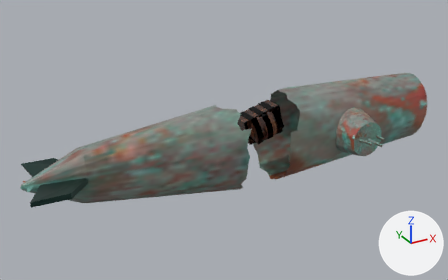
An edit to the OBJ model src/main/resources/models/scenery/07_navio_naufragado_elemento-cenario/07_navio_naufragado_elemento-cenario.obj, drawn before and after from the same camera.
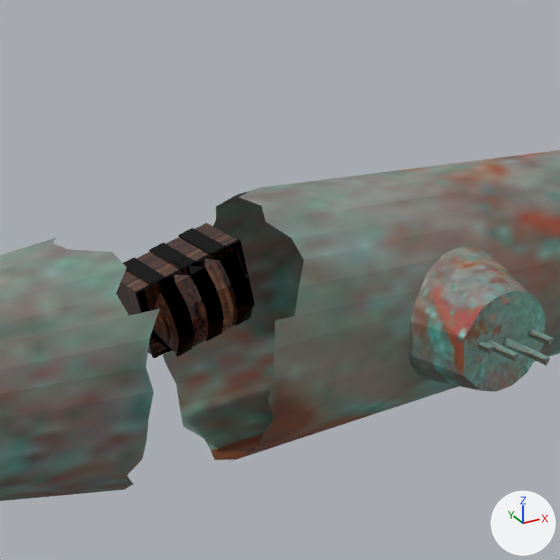
There are two pictures of each version: one whole from a 50 mm camera at (-8.98, -10.05, 13.79) aimed at (-3.39, 0.11, 8.71), one close up on the part from 44% to 86% of the width and 9% to 76% of the height. Lighting does not change. The marker at lower right points along +X, +Y and +Z. The last two pictures show the newer version. Where no turn or scale is listed for an object, it has been applied to the vertices.

Script lines for the objects in view, before the commit:
```python
me_corpo_bau = bpy.data.meshes.new('corpo_bau')
me_corpo_bau.from_pydata(...)  # 336 vertices, 602 faces; spans x -2.943..-1.954, y -0.035..0.512, z 8.486..9.249
# faces by material slot: [34, 568]
me_corpo_bau.materials.append(mat_material_004)  # picture img_001_00_png
me_corpo_bau.materials.append(mat_material_005)  # picture img_001_01_png
me_cube_001 = bpy.data.meshes.new('Cube.001')
me_cube_001.from_pydata(...)  # 24 vertices, 44 faces; spans x -2.5645..-2.471, y 0.1167..0.2097, z 9.1135..9.1485
me_cube_001.materials.append(mat_material_006)  # picture img_002_00_png
me_cylinder_004 = bpy.data.meshes.new('Cylinder.004')
me_cylinder_004.from_pydata(...)  # 320 vertices, 546 faces; spans x -7.49..2.04, y -1.53..0.89, z 7.58..9.6
# faces by material slot: [528, 18]
me_cylinder_004.materials.append(mat_material_003)  # picture img_000_00_png
me_cylinder_004.materials.append(mat_leme_001)  # picture img_000_01_png
me_topo_bau = bpy.data.meshes.new('Topo_bau')
me_topo_bau.from_pydata(...)  # 79 vertices, 132 faces; spans x -2.855..-2.043, y -0.149..0.069, z 8.517..9.217
# faces by material slot: [92, 40]
me_topo_bau.materials.append(mat_material_007)  # picture img_003_00_png
me_topo_bau.materials.append(mat_material_008)  # picture img_003_01_png
ob_corpo_bau = bpy.data.objects.new('corpo_bau', me_corpo_bau)
ob_corpo_bau.location = (0.0, 0.0, 0.0)
ob_cube_001 = bpy.data.objects.new('Cube.001', me_cube_001)
ob_cube_001.location = (0.0, 0.0, 0.0)
ob_cylinder_004 = bpy.data.objects.new('Cylinder.004', me_cylinder_004)
ob_cylinder_004.location = (0.0, 0.0, 0.0)
ob_topo_bau = bpy.data.objects.new('Topo_bau', me_topo_bau)
ob_topo_bau.location = (0.0, 0.0, 0.0)
```
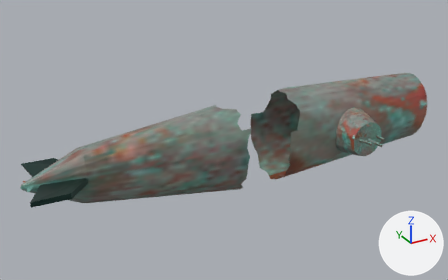
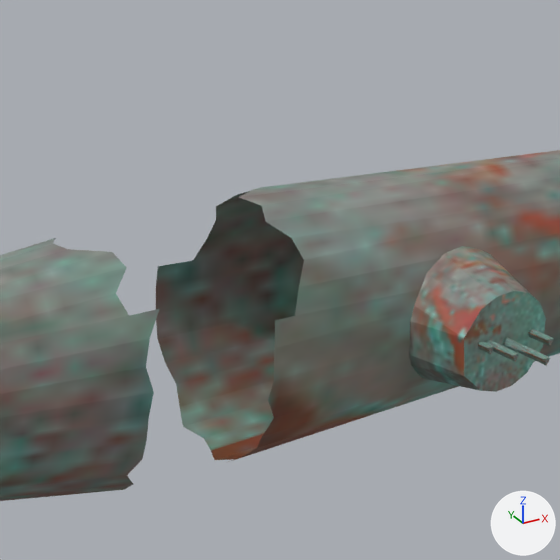
Where the change shows, as pixel boxes (x1, y1, x2, y2) in the close-ups (560 x 560 px):
'Topo_bau', deleted
    before: (153, 252, 253, 357)
    faces in mat_material_007 (picture img_003_00_png): (157, 252, 253, 357)
    faces in mat_material_008 (picture img_003_01_png): (153, 259, 248, 354)
'corpo_bau', deleted
    before: (116, 223, 255, 358)
    faces in mat_material_004 (picture img_001_00_png): (116, 223, 244, 356)
    faces in mat_material_005 (picture img_001_01_png): (123, 228, 255, 358)
'Cube.001', deleted
    before: (174, 256, 187, 265)

Patch to the scene script:
```diff
--- a/src/main/resources/models/scenery/07_navio_naufragado_elemento-cenario/07_navio_naufragado_elemento-cenario.obj.py
+++ b/src/main/resources/models/scenery/07_navio_naufragado_elemento-cenario/07_navio_naufragado_elemento-cenario.obj.py
@@ ob_corpo_bau @@
-ob_corpo_bau = bpy.data.objects.new('corpo_bau', me_corpo_bau)
-ob_corpo_bau.location = (0.0, 0.0, 0.0)
@@ ob_cube_001 @@
-ob_cube_001 = bpy.data.objects.new('Cube.001', me_cube_001)
-ob_cube_001.location = (0.0, 0.0, 0.0)
@@ ob_topo_bau @@
-ob_topo_bau = bpy.data.objects.new('Topo_bau', me_topo_bau)
-ob_topo_bau.location = (0.0, 0.0, 0.0)
```
